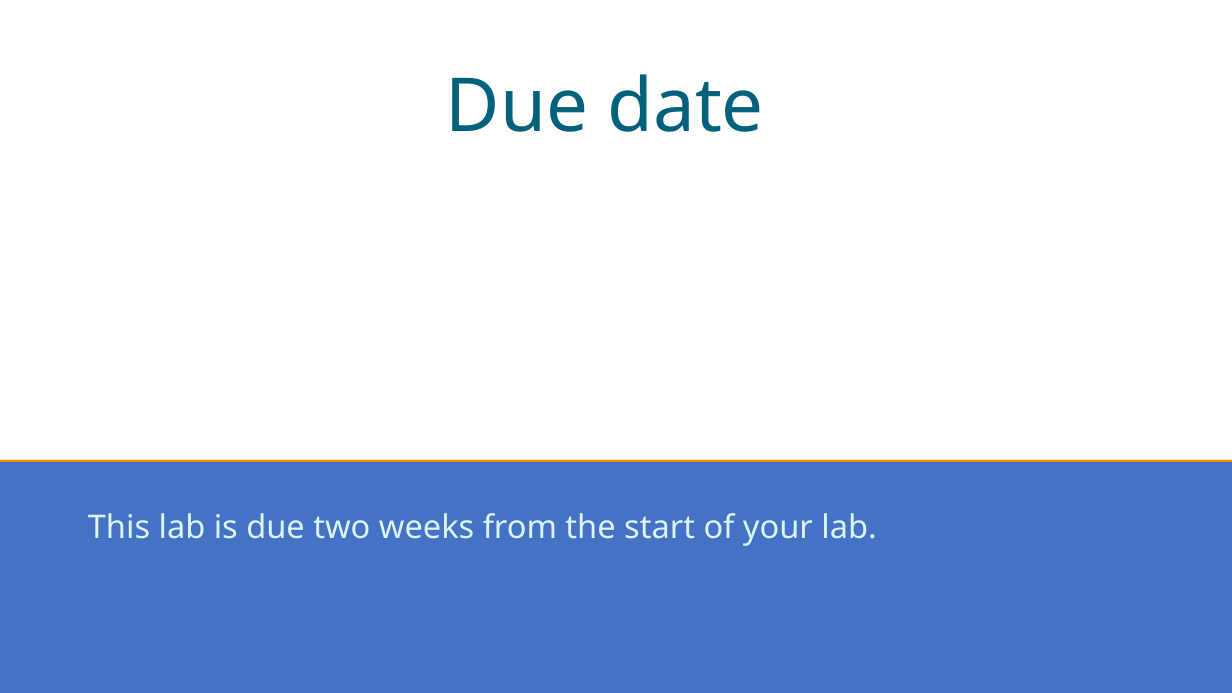
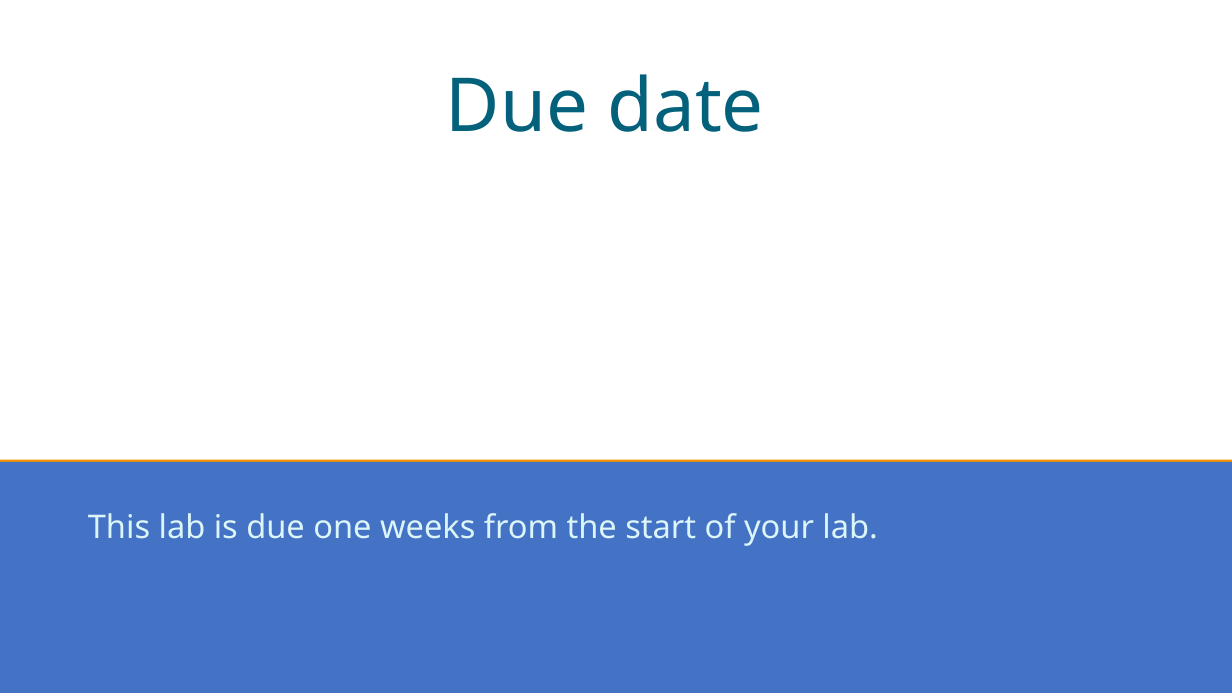
Before and after one commit to KUEECS168/wed-11-00-am-lab08-Anahita1257, a slide deck: slide 2 of Lab8_ana.ppt. Drawn at 1232x693 pixels with LibreOffice and Linux fonts; fonts in the diff are those of the drawing. Boxes give left, top, right and bottom in pixels: in the first picture for what was removed or moved away, otherwise in the second. Text is boxed around its words. In the diff, an @@ line names an element or a change of style, - is before the commit and + after.

```diff
--- a/Lab8_ana.ppt
+++ b/Lab8_ana.ppt
@@ text at box(88, 513, 877, 546): text changed @@
-This lab is due two weeks from the start of your lab.
+This lab is due one weeks from the start of your lab.
```
Also in this commit, not shown: 1 other slide changed.
